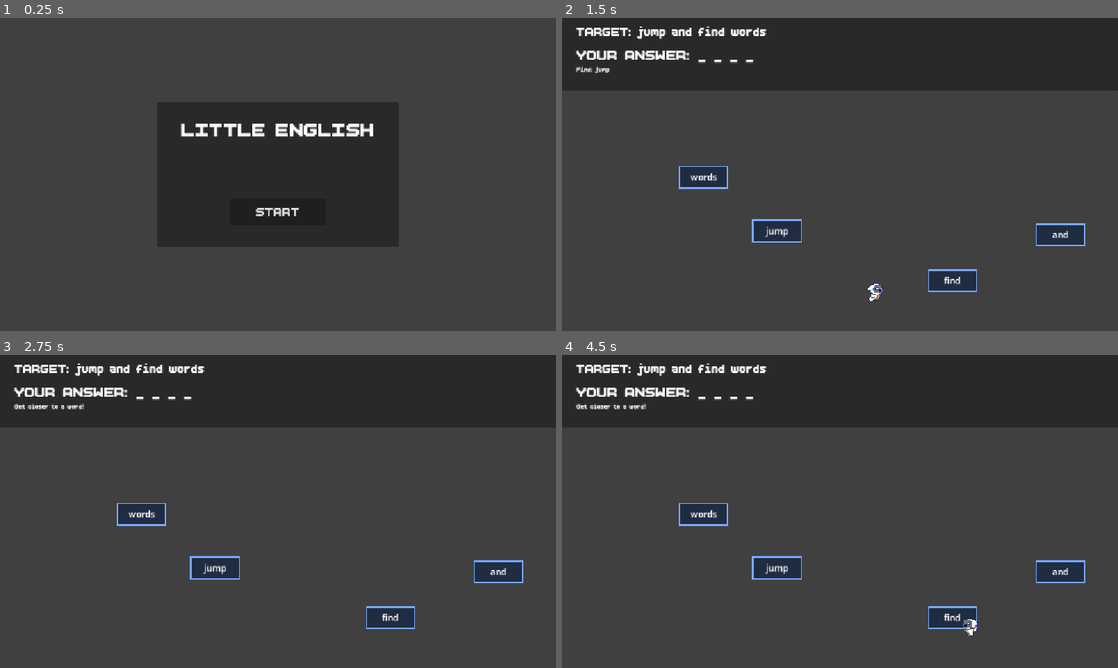
Above: before the commit, frames 1-4 (two rows, left to right).
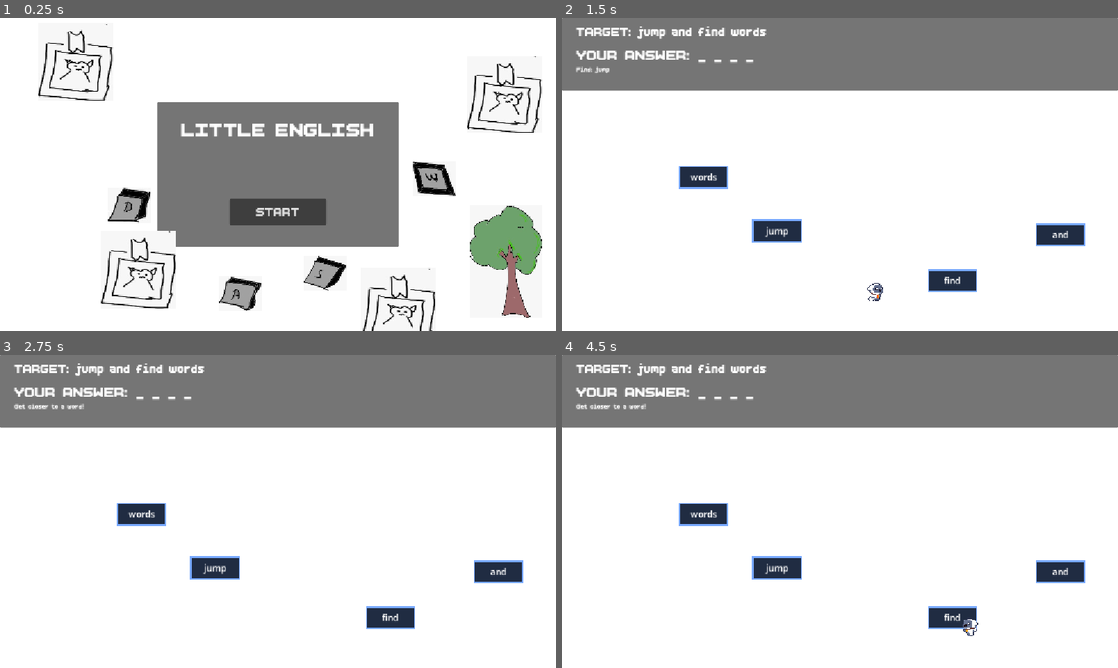
Above: after the commit, the same moments.

Repository: AYUSH-pro-grammer/SIMPLE-ENGLISH
Game: Godot game, scene res://node_2d.tscn
Same seed, same stepped clock (60 frames per second), same inputs: the game is played once before the commit and once after it.
Inputs:
- Up to frame 1 (0.25 s): no input
- Up to frame 2 (1.5 s): click "START" at 0.5 s; tap Enter at 1.25 s; hold Right (ui_right) from 1.28 s (still down)
- Up to frame 3 (2.75 s): tap Space (jump) at 1.52, 2.27 s; release Right (ui_right) at 2.03 s; hold Down (ui_down) from 2.03 s (still down)
- Up to frame 4 (4.5 s): release Down (ui_down) at 2.78 s; hold Right (ui_right) 2.78-3.53 s; tap Space (jump) at 3.5, 3.77 s; hold Up (ui_up) 3.53-4.28 s; hold Left (ui_left) from 4.28 s (still down)

The runs differ from the first frame. In frame 1, 99% of the frame differs, in the area x 0-100%, y 0-100%; in frame 2, 97%; in frame 3, 97%; in frame 4, 97%.

Commit message:
update push:

Diff:
--- a/small-guy/node_2d.tscn
+++ b/small-guy/node_2d.tscn
@@ -4,9 +4,15 @@
 [ext_resource type="Script" uid="uid://dwlvk6f8boajw" path="res://character_body_2d.gd" id="1_wtcfe"]
 [ext_resource type="PackedScene" uid="uid://bd07jcmg3107b" path="res://WordButton.tscn" id="2_epypp"]
 [ext_resource type="FontFile" uid="uid://d0735uf73b2gg" path="res://BoldPixels.otf" id="3_0hol4"]
+[ext_resource type="Texture2D" uid="uid://dtib1tjeg10jp" path="res://2 Owlet_Monster/handdrawn/WhatsApp Image 2026-10-26 at 2.10.10 AM.jpeg" id="4_x0ka3"]
+[ext_resource type="Texture2D" uid="uid://bcbu2hilbxl5s" path="res://2 Owlet_Monster/handdrawn/WhatsApp Image 2026-10-26 at 2.09.31 AM.jpeg" id="5_0h7mo"]
 [ext_resource type="Texture2D" uid="uid://b16f0tp7v0gy" path="res://2 Owlet_Monster/Owlet_Monster_Idle_4.png" id="5_d21ai"]
+[ext_resource type="Texture2D" uid="uid://bthlxk7rensig" path="res://2 Owlet_Monster/handdrawn/WhatsApp Image 2026-10-26 at 2.08.31 AM.jpeg" id="6_nr8wp"]
 [ext_resource type="Texture2D" uid="uid://ghxg5n23jie3" path="res://2 Owlet_Monster/Owlet_Monster_Jump_8.png" id="6_rj586"]
 [ext_resource type="Texture2D" uid="uid://b4pmty6mxfgfa" path="res://2 Owlet_Monster/Owlet_Monster_Run_6.png" id="7_4d7sh"]
+[ext_resource type="Texture2D" uid="uid://bkfyck43vi8l7" path="res://2 Owlet_Monster/handdrawn/WhatsApp Image 2026-10-26 at 2.09.18 AM.jpeg" id="7_d2bti"]
+[ext_resource type="Texture2D" uid="uid://b3fqn8fwkq0wa" path="res://2 Owlet_Monster/handdrawn/WhatsApp Image 2026-10-26 at 2.09.44 AM.jpeg" id="8_ta5nu"]
+[ext_resource type="Texture2D" uid="uid://da04m8io48r4c" path="res://2 Owlet_Monster/handdrawn/WhatsApp Image 2026-10-26 at 2.08.15 AM (1).jpeg" id="9_0h7mo"]
 
 [sub_resource type="RectangleShape2D" id="RectangleShape2D_wlb43"]
 size = Vector2(39, 40)
@@ -162,9 +168,17 @@
 [node name="ColorRect" type="ColorRect" parent="." unique_id=409490828]
 offset_right = 1159.0
 offset_bottom = 652.0
-color = Color(0.25021347, 0.25021344, 0.25021344, 1)
 
 [node name="Words" type="Node2D" parent="." unique_id=646799939]
+
+[node name="TextureRect" type="TextureRect" parent="." unique_id=257043273]
+show_behind_parent = true
+offset_left = 647.0
+offset_top = 213.0
+offset_right = 798.0
+offset_bottom = 447.0
+texture = ExtResource("4_x0ka3")
+expand_mode = 1
 
 [node name="CanvasLayer" type="CanvasLayer" parent="." unique_id=1533602523]
 
@@ -203,6 +217,96 @@
 theme_override_font_sizes/font_size = 32
 text = "START"
 
+[node name="TextureRect" type="TextureRect" parent="CanvasLayer/StartPanel" unique_id=1695425370]
+layout_mode = 0
+offset_left = 647.0
+offset_top = 213.0
+offset_right = 798.0
+offset_bottom = 447.0
+texture = ExtResource("4_x0ka3")
+expand_mode = 1
+
+[node name="TextureRect2" type="TextureRect" parent="CanvasLayer/StartPanel" unique_id=623594749]
+layout_mode = 0
+offset_left = 529.0
+offset_top = 123.0
+offset_right = 618.0
+offset_bottom = 195.0
+texture = ExtResource("5_0h7mo")
+expand_mode = 1
+
+[node name="TextureRect3" type="TextureRect" parent="CanvasLayer/StartPanel" unique_id=1305004785]
+layout_mode = 0
+offset_left = -103.0
+offset_top = 178.0
+offset_right = -14.0
+offset_bottom = 250.0
+texture = ExtResource("6_nr8wp")
+expand_mode = 1
+
+[node name="TextureRect4" type="TextureRect" parent="CanvasLayer/StartPanel" unique_id=1171026715]
+layout_mode = 0
+offset_left = 127.0
+offset_top = 361.0
+offset_right = 216.0
+offset_bottom = 433.0
+texture = ExtResource("7_d2bti")
+expand_mode = 1
+
+[node name="TextureRect5" type="TextureRect" parent="CanvasLayer/StartPanel" unique_id=1571647062]
+layout_mode = 0
+offset_left = 303.0
+offset_top = 319.0
+offset_right = 392.0
+offset_bottom = 391.0
+texture = ExtResource("8_ta5nu")
+expand_mode = 1
+
+[node name="TextureRect6" type="TextureRect" parent="CanvasLayer/StartPanel" unique_id=1874968989]
+layout_mode = 0
+offset_left = -116.0
+offset_top = 267.0
+offset_right = 39.0
+offset_bottom = 428.0
+texture = ExtResource("9_0h7mo")
+expand_mode = 1
+
+[node name="TextureRect9" type="TextureRect" parent="CanvasLayer/StartPanel" unique_id=1592643039]
+layout_mode = 0
+offset_left = 422.0
+offset_top = 344.0
+offset_right = 577.0
+offset_bottom = 505.0
+texture = ExtResource("9_0h7mo")
+expand_mode = 1
+
+[node name="TextureRect7" type="TextureRect" parent="CanvasLayer/StartPanel" unique_id=79747052]
+layout_mode = 0
+offset_left = 642.0
+offset_top = -96.0
+offset_right = 797.0
+offset_bottom = 65.0
+texture = ExtResource("9_0h7mo")
+expand_mode = 1
+
+[node name="TextureRect8" type="TextureRect" parent="CanvasLayer/StartPanel" unique_id=969981447]
+layout_mode = 0
+offset_left = -247.0
+offset_top = -163.0
+offset_right = -92.0
+offset_bottom = -2.0
+texture = ExtResource("9_0h7mo")
+expand_mode = 1
+
+[node name="TextureRect10" type="TextureRect" parent="CanvasLayer/StartPanel" unique_id=1647144509]
+layout_mode = 0
+offset_left = -247.0
+offset_top = -163.0
+offset_right = -92.0
+offset_bottom = -2.0
+texture = ExtResource("9_0h7mo")
+expand_mode = 1
+
 [node name="GamePanel" type="Panel" parent="CanvasLayer" unique_id=995206517]
 offset_right = 40.0
 offset_bottom = 40.0
@@ -234,6 +338,7 @@
 theme_override_fonts/font = ExtResource("3_0hol4")
 
 [node name="Player" type="CharacterBody2D" parent="." unique_id=534330485]
+top_level = true
 position = Vector2(48, 92)
 script = ExtResource("1_wtcfe")
 
Binary file added: small-guy/2 Owlet_Monster/handdrawn/WhatsApp Image 2026-10-26 at 2.08.15 AM (1).jpeg
Not shown, added: small-guy/2 Owlet_Monster/handdrawn/WhatsApp Image 2026-10-26 at 2.08.15 AM (1).jpeg.import
Binary file added: small-guy/2 Owlet_Monster/handdrawn/WhatsApp Image 2026-10-26 at 2.08.31 AM.jpeg
Not shown, added: small-guy/2 Owlet_Monster/handdrawn/WhatsApp Image 2026-10-26 at 2.08.31 AM.jpeg.import
Binary file added: small-guy/2 Owlet_Monster/handdrawn/WhatsApp Image 2026-10-26 at 2.09.18 AM.jpeg
Not shown, added: small-guy/2 Owlet_Monster/handdrawn/WhatsApp Image 2026-10-26 at 2.09.18 AM.jpeg.import
Binary file added: small-guy/2 Owlet_Monster/handdrawn/WhatsApp Image 2026-10-26 at 2.09.31 AM.jpeg
Not shown, added: small-guy/2 Owlet_Monster/handdrawn/WhatsApp Image 2026-10-26 at 2.09.31 AM.jpeg.import
Binary file added: small-guy/2 Owlet_Monster/handdrawn/WhatsApp Image 2026-10-26 at 2.09.44 AM.jpeg
Not shown, added: small-guy/2 Owlet_Monster/handdrawn/WhatsApp Image 2026-10-26 at 2.09.44 AM.jpeg.import
Binary file added: small-guy/2 Owlet_Monster/handdrawn/WhatsApp Image 2026-10-26 at 2.09.56 AM.jpeg
Not shown, added: small-guy/2 Owlet_Monster/handdrawn/WhatsApp Image 2026-10-26 at 2.09.56 AM.jpeg.import
(and 13 more such lines)
